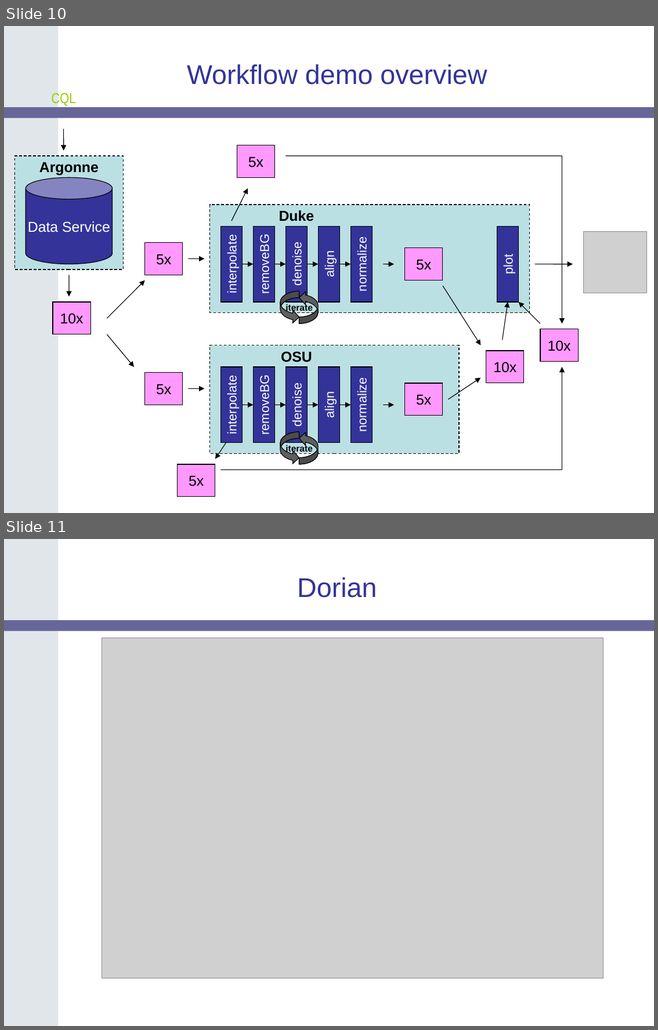
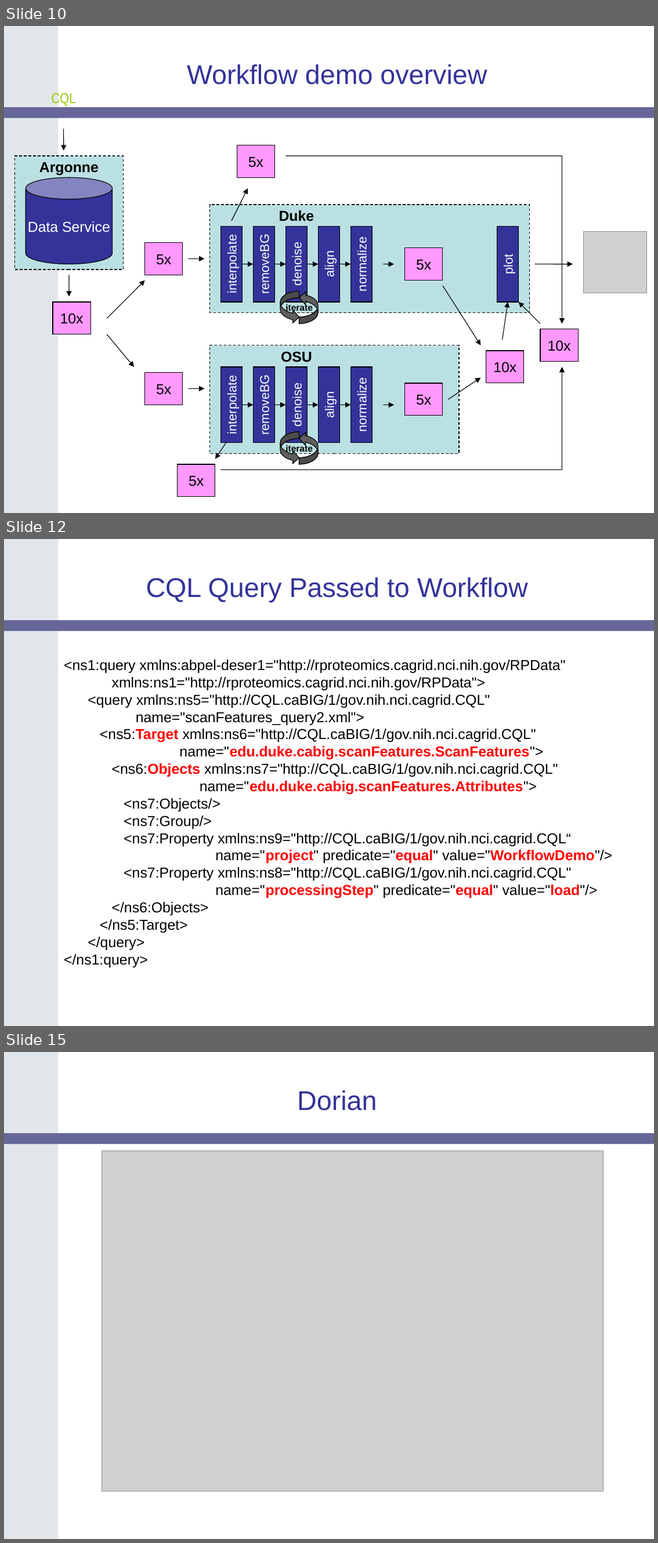
Before and after one commit to NCIP/cagrid-portal, a slide deck: cagrid-1-0/Documentation/presentations/200604_AnnualMeeting/caGrid-1.0-Demo.ppt. Shown one above the other, each under a label of ours: slides 10 and 11 before the commit, slides 10, 12 and 15 after it; the slides between them are not shown. The pictures are 658x1030 and 658x1543 pixels, drawn with LibreOffice and Linux fonts; fonts in the diff are those of the drawing; grey boxes stand for pictures; background and template pictures are left out. Boxes give left, top, right and bottom in pixels: in the first picture for what was removed or moved away, otherwise in the second. Text is boxed around its words. In the diff, an @@ line names an element or a change of style, - is before the commit and + after.

Commit message:
Updated workflow slides. Updated Argonne team members on Team List slide.

```diff
--- a/cagrid-1-0/Documentation/presentations/200604_AnnualMeeting/caGrid-1.0-Demo.ppt
+++ b/cagrid-1-0/Documentation/presentations/200604_AnnualMeeting/caGrid-1.0-Demo.ppt
@@ slide 12 added at (4, 539, 654, 1026), background #FFFFFF; not listed: 2 template elements that a slide beside it also shows @@
@@ title added at (146, 577, 528, 603), 30 pt, text #333399 @@
+CQL Query Passed to Workflow
@@ text added at (64, 660, 612, 968), 16 pt, text #000000 @@
+<ns1:query xmlns:abpel-deser1="http://rproteomics.cagrid.nci.nih.gov/RPData"
+xmlns:ns1="http://rproteomics.cagrid.nci.nih.gov/RPData">
+<query xmlns:ns5="http://CQL.caBIG/1/gov.nih.nci.cagrid.CQL"
+name="scanFeatures_query2.xml">
+<ns5:Target xmlns:ns6="http://CQL.caBIG/1/gov.nih.nci.cagrid.CQL"
+name="edu.duke.cabig.scanFeatures.ScanFeatures">
+<ns6:Objects xmlns:ns7="http://CQL.caBIG/1/gov.nih.nci.cagrid.CQL"
+name="edu.duke.cabig.scanFeatures.Attributes">
+<ns7:Objects/>
+<ns7:Group/>
+<ns7:Property xmlns:ns9="http://CQL.caBIG/1/gov.nih.nci.cagrid.CQL“
+name="project" predicate="equal" value="WorkflowDemo"/>
+<ns7:Property xmlns:ns8="http://CQL.caBIG/1/gov.nih.nci.cagrid.CQL"
+name="processingStep" predicate="equal" value="load"/>
+</ns6:Objects>
+</ns5:Target>
+</query>
+</ns1:query>
@@ what was slide 11 is now slide 15 @@
```
Also in this commit, not shown: 2 slides changed, 3 other slides added.
